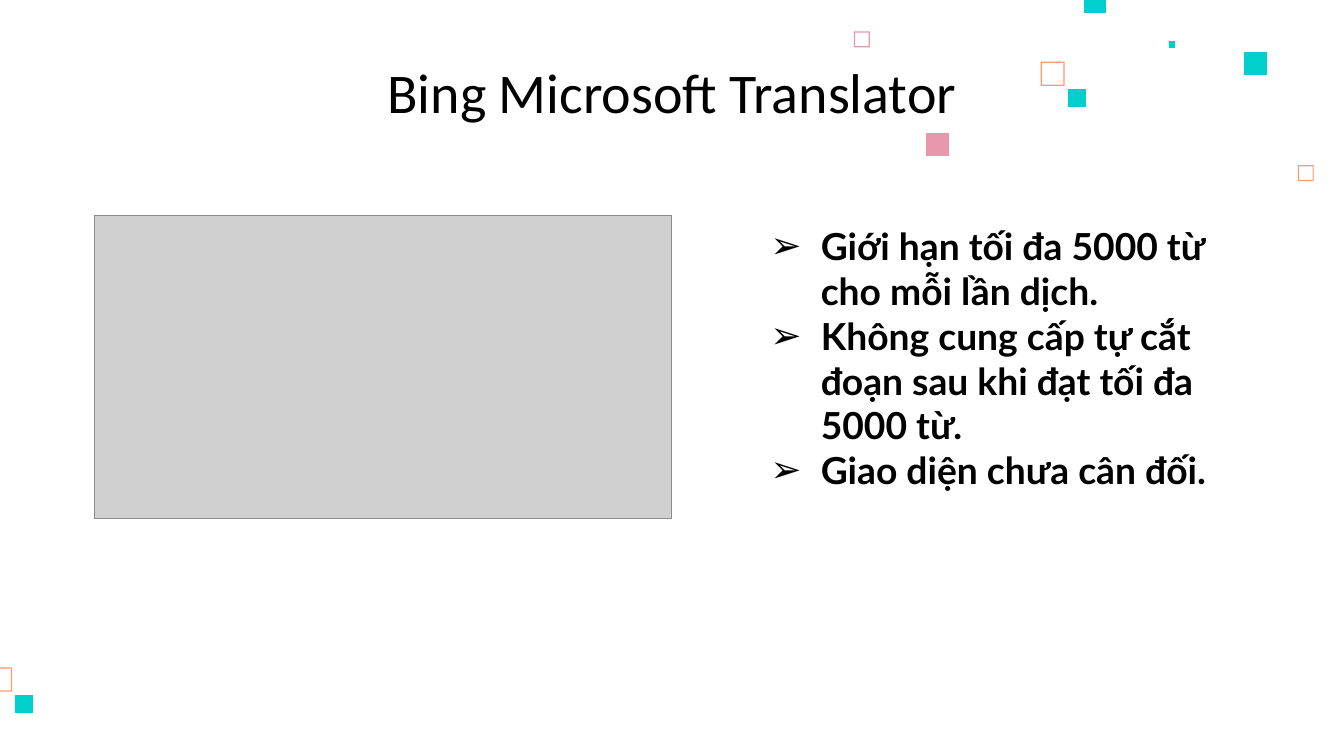
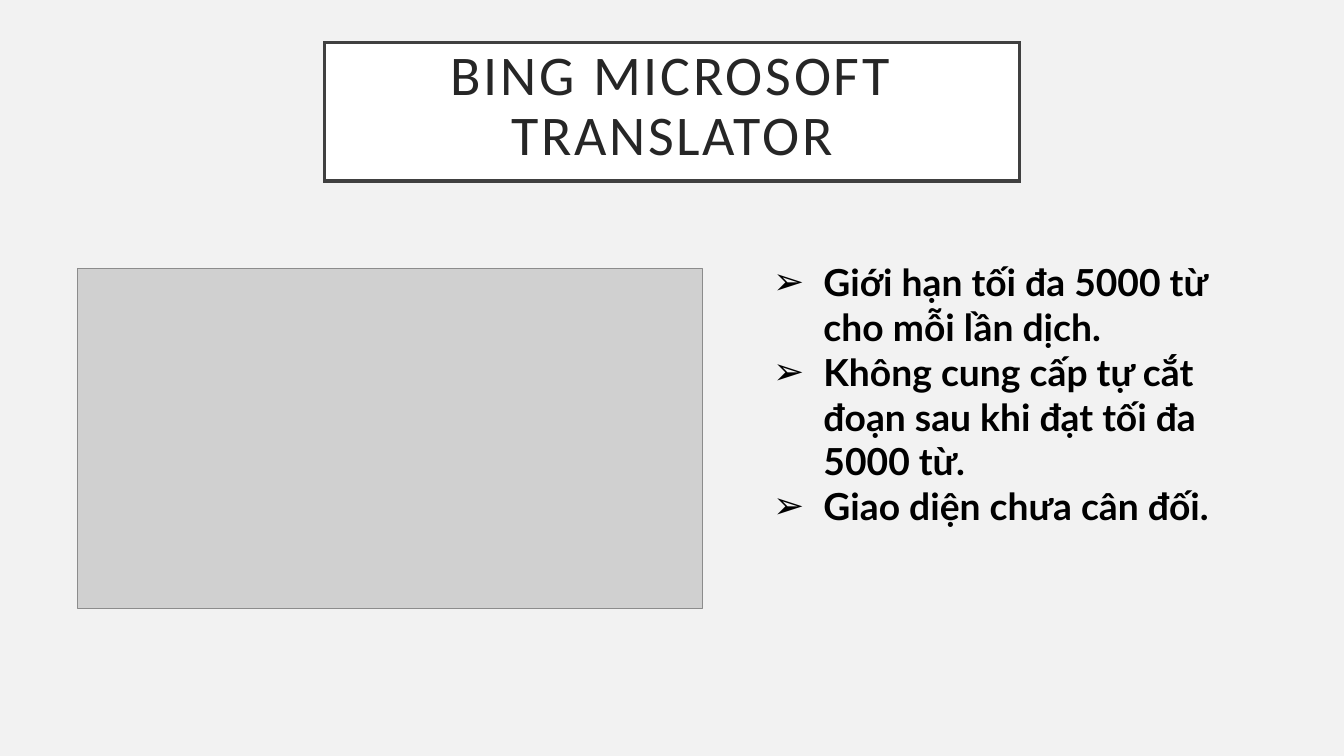
Before and after one commit to nmtri1912/kltn, a slide deck: slide 7 of Tài liệu/Presentation.pptx. Drawn at 1344x756 pixels with LibreOffice and Linux fonts; fonts in the diff are those of the drawing; grey boxes stand for pictures. Boxes give left, top, right and bottom in pixels: in the first picture for what was removed or moved away, otherwise in the second. Text is boxed around its words. In the diff, an @@ line names an element or a change of style, - is before the commit and + after.

```diff
--- a/Tài liệu/Presentation.pptx
+++ b/Tài liệu/Presentation.pptx
@@ background #FFFFFF to #F2F2F2 @@
@@ freeform shape removed at [1084,0,1107,13] @@
@@ title "BING MICROSOFT TRANSLATOR": place and size @@
-title "BING MICROSOFT TRANSLATOR" at [387,74,956,123]
+title "BING MICROSOFT TRANSLATOR" at [325,42,1019,181]
@@ title "BING MICROSOFT TRANSLATOR" at [325,42,1019,181]: fill none to #FFFFFF; outline none to #404040 2.5 pt @@
@@ title at [451,58,889,156]: text changed; text colour #000000 to #262626 @@
-Bing Microsoft Translator
+BING MICROSOFT TRANSLATOR
@@ freeform shape removed at [854,31,870,47] @@
@@ freeform shape removed at [1170,41,1177,47] @@
@@ freeform shape removed at [1244,52,1267,76] @@
@@ freeform shape removed at [1041,62,1065,86] @@
@@ freeform shape removed at [1068,90,1086,108] @@
@@ freeform shape removed at [926,133,949,156] @@
@@ freeform shape removed at [1299,165,1315,181] @@
@@ picture: place and size @@
-picture at [94,216,671,519]
+picture at [78,269,703,609]
@@ text "Giới hạn tối đa 5000 ...": place and size @@
-text "Giới hạn tối đa 5000 ..." at [821,230,1206,491]
+text "Giới hạn tối đa 5000 ..." at [823,266,1209,527]
@@ freeform shape removed at [0,667,12,692] @@
@@ freeform shape removed at [15,695,33,713] @@
```
Also in this commit, not shown: 15 other slides changed, 2 slides added, 2 slides removed, 2 other files.
